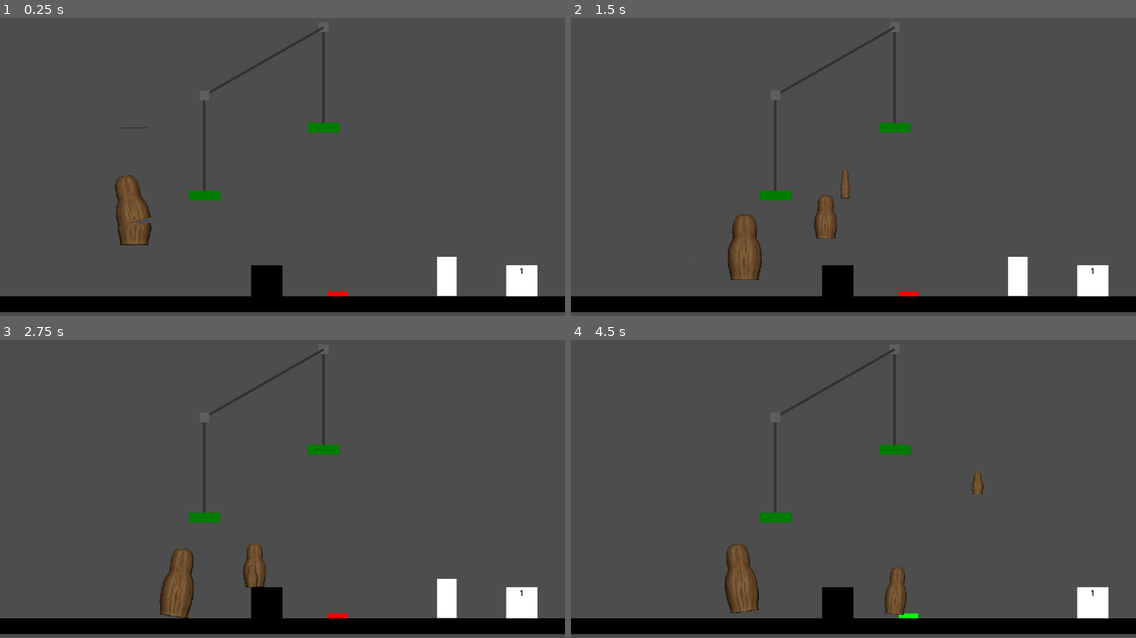
Above: before the commit, frames 1-4 (two rows, left to right).
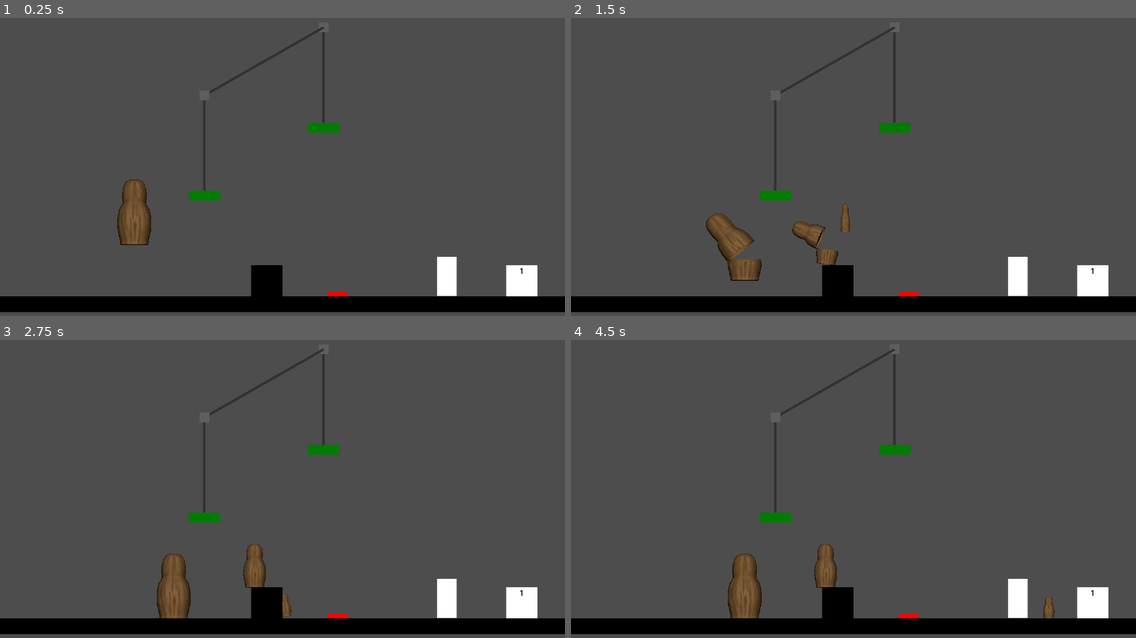
Above: after the commit, the same moments.

Repository: SethHDavis99/GMTK2024
Game: Godot game, scene res://levels/main.tscn
The game is run twice, just before and just after one commit, with the same random seed, the same clock (stepped at 60 frames per second) and the same inputs.
Inputs (mouse positions are in pixels of both pictures, inside the frame that each line leads up to):
- Up to frame 1 (0.25 s): no input
- Up to frame 2 (1.5 s): move the mouse to (706, 259) at 0.52 s; press the mouse at (706, 259) at 0.53 s; hold D (move_right) from 0.53 s (still down); tap W (jump) at 0.77, 1.07 s; tap Space (pop) at 0.8, 1.35 s; move the mouse to (808, 208) at 1.27 s; release the mouse at (808, 208) at 1.28 s
- Up to frame 3 (2.75 s): tap W (jump) at 1.52, 1.55, 1.82 s; move the mouse to (350, 459) at 2.02 s; release D (move_right) at 2.03 s; hold A (move_left) from 2.03 s (still down); hold W (jump) from 2.03 s (still down); click (350, 459) at 2.3 s
- Up to frame 4 (4.5 s): move the mouse to (825, 542) at 2.77 s; release A (move_left) at 2.78 s; release W (jump) at 2.78 s; hold D (move_right) 2.78-4.28 s; click (825, 542) at 2.85 s; tap W (jump) at 3.02, 3.32, 3.77, 3.8, 4.07 s; tap Space (pop) at 3.05 s; move the mouse to (1023, 527) at 3.52 s; hold Space (pop) 3.53-4.28 s; move the mouse to (1000, 456) at 4.27 s; hold A (move_left) from 4.28 s (still down); click (1000, 456) at 4.35 s

The runs differ from the first frame. In frame 1, 0.4% of the frame differs, in the area x 20-27%, y 52-76%; in frame 2, 2.2%; in frame 3, 0.8%; in frame 4, 2.4%, in the area x 27-86%, y 44-94%.

Commit message:
pop animations

Diff:
--- a/levels/Level3.tscn
+++ b/levels/Level3.tscn
@@ -11,7 +11,6 @@
 
 [node name="Player" parent="." instance=ExtResource("2_6xmy8")]
 position = Vector2(54, 603)
-size = 3.0
 
 [node name="Door" parent="." instance=ExtResource("3_rh7ei")]
 position = Vector2(1119, 254)
--- a/objects/player.tscn
+++ b/objects/player.tscn
@@ -3,13 +3,15 @@
 [ext_resource type="SpriteFrames" uid="uid://bstl8yolb5enr" path="res://sprites/player_anim.tres" id="1_01bsf"]
 [ext_resource type="Script" path="res://scripts/player.gd" id="1_aq5fj"]
 
-[sub_resource type="RectangleShape2D" id="RectangleShape2D_sm2x2"]
-size = Vector2(92, 178)
+[sub_resource type="CapsuleShape2D" id="CapsuleShape2D_iigf8"]
+radius = 32.0
+height = 174.0
 
 [sub_resource type="RectangleShape2D" id="RectangleShape2D_7241j"]
 size = Vector2(81, 183.375)
 
 [node name="Player" type="CharacterBody2D"]
+z_index = -9
 collision_layer = 3
 collision_mask = 3
 input_pickable = true
@@ -19,11 +21,12 @@
 position = Vector2(0, -160)
 sprite_frames = ExtResource("1_01bsf")
 animation = &"R_OpenUp"
-frame_progress = 0.801319
+frame = 8
+frame_progress = 1.0
 
 [node name="CollisionShape2D" type="CollisionShape2D" parent="."]
 position = Vector2(0, -89)
-shape = SubResource("RectangleShape2D_sm2x2")
+shape = SubResource("CapsuleShape2D_iigf8")
 one_way_collision = true
 
 [node name="Area2D" type="Area2D" parent="."]
@@ -33,8 +36,20 @@
 position = Vector2(0, -63)
 shape = SubResource("RectangleShape2D_7241j")
 
+[node name="SpawnTimer" type="Timer" parent="."]
+wait_time = 0.2
+one_shot = true
+autostart = true
+
+[node name="PopinTimer" type="Timer" parent="."]
+wait_time = 0.3
+one_shot = true
+
 [connection signal="input_event" from="." to="." method="_on_input_event"]
 [connection signal="mouse_entered" from="." to="." method="_on_mouse_entered"]
 [connection signal="mouse_exited" from="." to="." method="_on_mouse_exited"]
+[connection signal="animation_finished" from="AnimatedSprite2D" to="." method="_on_animated_sprite_2d_animation_finished"]
 [connection signal="body_entered" from="Area2D" to="." method="_on_area_2d_body_entered"]
 [connection signal="body_exited" from="Area2D" to="." method="_on_area_2d_body_exited"]
+[connection signal="timeout" from="SpawnTimer" to="." method="_on_spawn_timer_timeout"]
+[connection signal="timeout" from="PopinTimer" to="." method="_on_popin_timer_timeout"]
--- a/scripts/global.gd
+++ b/scripts/global.gd
@@ -1,6 +1,7 @@
 extends Node
 
 var hovered_player = null
+var selected_player = null
 var players = {}
 
 func play_sound(sound : AudioStream, position : Vector2, pitch := 1.0):
--- a/scripts/player.gd
+++ b/scripts/player.gd
@@ -10,8 +10,10 @@
 var can_control = true
 var nearby_parent = null
 var nearby_pully = null
+var playing_popin = false
 
 func _ready() -> void:
+	Global.selected_player = self
 	Global.players[size] = self
 	scale = Vector2(size / MAX_SIZE, size / MAX_SIZE)
 
@@ -25,7 +27,7 @@
 		var direction := Input.get_axis("move_left", "move_right")
 		if direction:
 			velocity.x = direction * SPEED
-			$AnimatedSprite2D.flip_h = direction > 0
+			$AnimatedSprite2D.flip_h = direction < 0
 			if is_on_floor():
 				$AnimatedSprite2D.play("R_Walk")
 		else:
@@ -53,13 +55,17 @@
 
 func jump(overide_speed = -1):
 	$AnimatedSprite2D.play("Jump")
-	var jump_speed = JUMP_VELOCITY + (JUMP_MOD * (MAX_SIZE - size))
+	var jump_speed = JUMP_VELOCITY
 	if overide_speed > 0:
 		jump_speed = overide_speed
-	velocity.y = -jump_speed
+	velocity.y = (jump_speed + (JUMP_MOD * (MAX_SIZE - size))) * -1
 
 func _unhandled_input(event: InputEvent) -> void:
-	if event.is_action_pressed("click") and Global.hovered_player:
+	if playing_popin:
+		return
+
+	if event.is_action_pressed("click") and Global.hovered_player and !Global.hovered_player.playing_popin:
+		Global.selected_player = Global.hovered_player
 		can_control = Global.hovered_player == self
 
 	if event.is_action_pressed("reset"):
@@ -70,18 +76,26 @@
 
 	if event.is_action_pressed("pop"):
 		if nearby_parent:
-			nearby_parent.can_control = true
-			queue_free()
+			Global.selected_player = nearby_parent
+			nearby_parent.get_node("AnimatedSprite2D").play("R_OpenUp")
 			get_viewport().set_input_as_handled()
 			Global.play_sound(preload("res://audio/GMTK2024_DollPopOut_01.ogg"),global_position, MAX_SIZE / size)
+			can_control = false
+			var tween = get_tree().create_tween()
+			tween.tween_property(self,"global_position",nearby_parent.global_position - Vector2(0,50 * nearby_parent.scale.x),0.5).set_ease(Tween.EASE_OUT).set_trans(Tween.TRANS_CUBIC)
+			tween.finished.connect(on_tween_finished)
+			set_physics_process(false)
+			playing_popin = true
+
 		elif size > 1 and !Global.players.has(size-1):
 			var inst = load("res://objects/player.tscn").instantiate()
 			inst.size = size-1
 			inst.global_position = global_position
 			get_parent().add_child(inst)
-			inst.jump()
+			inst.jump(200)
 			can_control = false
 			Global.play_sound(preload("res://audio/GMTK2024_DollPopOut_01.ogg"),global_position, MAX_SIZE / size)
+			$AnimatedSprite2D.play("R_OpenUp")
 
 	if event.is_action_pressed("jump") and is_on_floor():
 		jump()
@@ -114,3 +128,18 @@
 		else:
 			break
 	return weight
+
+func _on_spawn_timer_timeout() -> void:
+	z_index = -size
+
+func _on_animated_sprite_2d_animation_finished() -> void:
+	if $AnimatedSprite2D.animation == "R_OpenUp":
+		if Global.selected_player == self:
+			can_control = true
+
+func on_tween_finished():
+	z_index = -99
+	$PopinTimer.start()
+
+func _on_popin_timer_timeout() -> void:
+	queue_free()
--- a/sprites/player_anim.tres
+++ b/sprites/player_anim.tres
@@ -1,6 +1,5 @@
-[gd_resource type="SpriteFrames" load_steps=25 format=3 uid="uid://bstl8yolb5enr"]
+[gd_resource type="SpriteFrames" load_steps=24 format=3 uid="uid://bstl8yolb5enr"]
 
-[ext_resource type="Texture2D" uid="uid://bdjwr2nuywpq7" path="res://sprites/player.png" id="1_c1icr"]
 [ext_resource type="Texture2D" uid="uid://qyg70w8c7j7c" path="res://animation/Doll_Anim.png" id="1_j2gnj"]
 
 [sub_resource type="AtlasTexture" id="AtlasTexture_diss6"]
@@ -144,7 +143,7 @@
 "duration": 1.0,
 "texture": SubResource("AtlasTexture_wu7de")
 }],
-"loop": true,
+"loop": false,
 "name": &"R_OpenUp",
 "speed": 10.0
 }, {
@@ -173,12 +172,4 @@
 "loop": true,
 "name": &"R_Walk",
 "speed": 10.0
-}, {
-"frames": [{
-"duration": 1.0,
-"texture": ExtResource("1_c1icr")
-}],
-"loop": true,
-"name": &"default",
-"speed": 5.0
 }]
